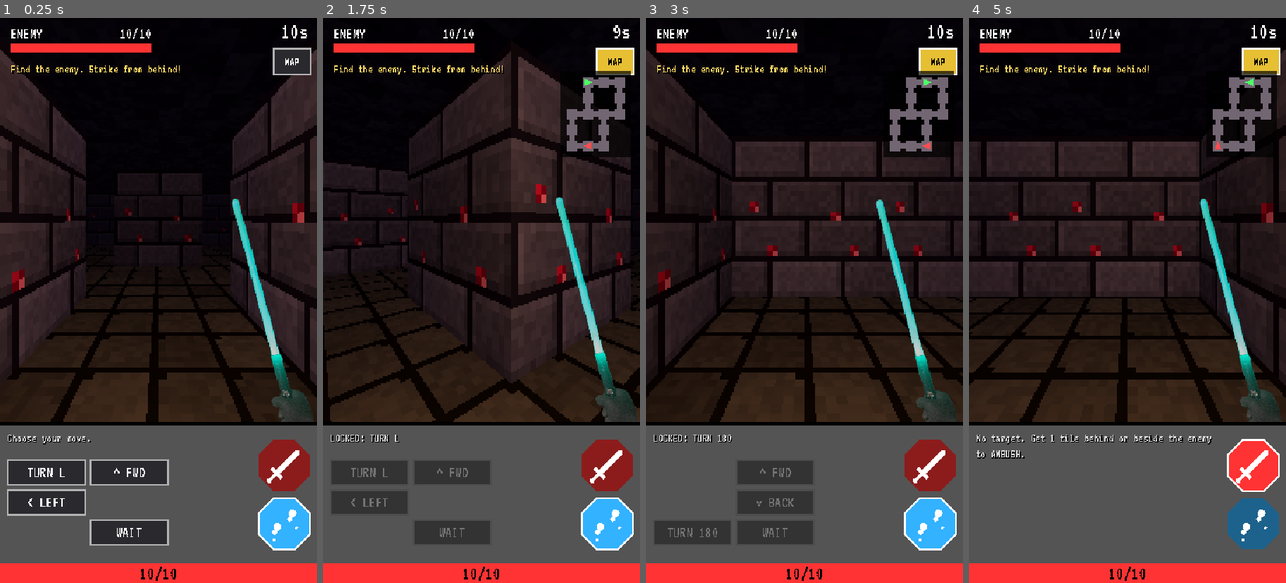
Above: before the commit, frames 1-4 (left to right).
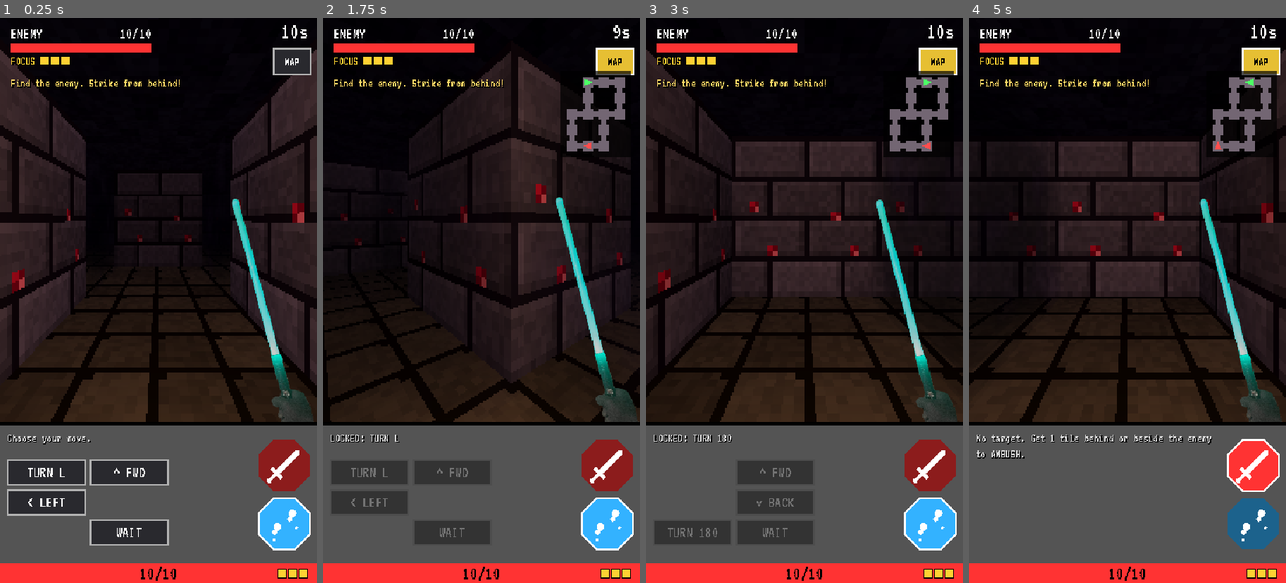
Above: after the commit, the same moments.

Repository: Qolors/RubyCaves
Game: Godot game, scene res://scenes/main.tscn
Two runs of this game, one before a commit and one after it. Both use one fixed random seed, a clock stepped at 60 frames per second and the inputs below.
Inputs (mouse positions are in pixels of both pictures, inside the frame that each line leads up to):
- Up to frame 1 (0.25 s): no input
- Up to frame 2 (1.75 s): click "MAP" at 0.5 s; click "TURN L" at 1.25 s
- Up to frame 3 (3 s): click "^ FWD" at 2 s; click "TURN 180" at 2.75 s
- Up to frame 4 (5 s): click "WAIT" at 3.5 s; click (1254, 464) at 4.27 s

The runs differ from the first frame. In frame 1, 0.7% of the frame differs, in the area x 3-98%, y 6-100%; in frame 2, 1.0%; in frame 3, 1.1%; in frame 4, 1.4%, in the area x 1-98%, y 6-100%.

Commit message:
stamina imp

Diff:
--- a/core/bot_brain.gd
+++ b/core/bot_brain.gd
@@ -10,14 +10,17 @@
 var _last_seen: MapCell = null
 var _last_seen_turn := 0
 var _flee_bias: float
+## Reads Focus: shoves a foe who can't afford to attack. Off = the old pure-habit bot (for sims).
+var _focus_aware: bool
 ## Decaying counts of the opponent's conflict picks; all flee directions share RETREAT_BACK.
 var _foe_habits := {}
 
 
 ## flee_bias: extra chance to flee in conflicts (used to sim a flee-spamming player).
-func _init(id: int, seed := -1, flee_bias := 0.0) -> void:
+func _init(id: int, seed := -1, flee_bias := 0.0, focus_aware := true) -> void:
 	_id = id
 	_flee_bias = flee_bias
+	_focus_aware = focus_aware
 	if seed >= 0:
 		_rng.seed = seed
 	else:
@@ -35,7 +38,7 @@
 		# Remember where the fight was; if the foe vanishes, hunt from here.
 		_last_seen = me.cell
 		_last_seen_turn = state.turn
-		return _decide_conflict(me, foe, options)
+		return _decide_conflict(state, me, foe, options)
 
 	var ambush := _pick(options, T.AMBUSH)
 	if ambush != null and _rng.randf() < 0.9:
@@ -79,13 +82,21 @@
 		_foe_habits[key] = _foe_habits.get(key, 0.0) * 0.8 + 1.0
 
 
-func _decide_conflict(me: Fighter, foe: Fighter, options: Array[PlayerAction]) -> PlayerAction:
+func _decide_conflict(state: DuelState, me: Fighter, foe: Fighter, options: Array[PlayerAction]) -> PlayerAction:
 	if options.size() == 1:
-		return options[0]  # staggered
+		return options[0]  # staggered, or out of Focus with only Guard left
 
-	# The foe is off balance and must wait: free hit.
+	# The foe is off balance and must wait: free hit (a shove if we can't afford a swing).
 	if foe.staggered:
-		return PlayerAction.new(T.ATTACK)
+		return _first(options, [T.ATTACK, T.SHOVE])
+
+	# Focus read: a foe who can't afford to attack can only guard, shove, pursue or run.
+	# Shove beats guard and pursue and cancels a shove, so it's the safe punish. At 0 Focus
+	# their only option is Guard, so it's a sure thing.
+	if _focus_aware and not state.can_afford(foe.id, T.ATTACK):
+		var shove := _pick(options, T.SHOVE)
+		if shove != null and (foe.focus == 0 or _rng.randf() < 0.75):
+			return shove
 
 	var retreats := options.filter(func(o: PlayerAction): return o.is_retreat())
 	var losing := me.hp <= DuelRules.ATTACK_DAMAGE and foe.hp > DuelRules.ATTACK_DAMAGE
@@ -106,13 +117,22 @@
 			T.GUARD: counter = T.SHOVE
 			T.PURSUE: counter = T.GUARD
 			T.RETREAT_BACK: counter = T.PURSUE if can_pursue else T.ATTACK
-		return PlayerAction.new(counter)
+		return _first(options, [counter])
 	var roll := _rng.randf()
 	if can_pursue and roll < 0.12:
-		return PlayerAction.new(T.PURSUE)
+		return _first(options, [T.PURSUE])
 	if roll < 0.5:
-		return PlayerAction.new(T.ATTACK)
-	return PlayerAction.new(T.GUARD if roll < 0.77 else T.SHOVE)
+		return _first(options, [T.ATTACK])
+	return _first(options, [T.GUARD if roll < 0.77 else T.SHOVE])
+
+
+## First affordable option of the given types, else Guard (always free in a conflict).
+func _first(options: Array[PlayerAction], types: Array) -> PlayerAction:
+	for t in types + [T.GUARD]:
+		var a := _pick(options, t)
+		if a != null:
+			return a
+	return options[0]
 
 
 func _step_toward(options: Array[PlayerAction], facing: int, step: int) -> PlayerAction:
--- a/core/duel_rules.gd
+++ b/core/duel_rules.gd
@@ -1,4 +1,6 @@
 class_name DuelRules
+
+const T := PlayerAction.Type
 
 const MAX_HP := 10
 const ATTACK_DAMAGE := 2
@@ -6,8 +8,28 @@
 const SHOVE_DAMAGE := 1
 const PURSUE_DAMAGE := 2
 const TURN_SECONDS := 10.0
+## Focus is the conflict stamina, visible to both players. Out of conflict it refills by
+## FOCUS_REGEN each turn.
+const MAX_FOCUS := 3
+const FOCUS_REGEN := 1
 
 # Tuning knobs (settable so balance sims can A/B them).
 ## Turns after a flee during which that fighter can't flee again.
 static var winded_turns := 3
 static var pursue_enabled := true
+static var focus_enabled := true
+
+
+## Focus a conflict action costs; negative means it gives Focus back.
+## Guarding (or being forced to wait) catches your breath.
+static func focus_cost(type: int) -> int:
+	if not focus_enabled:
+		return 0
+	match type:
+		T.ATTACK:
+			return 2
+		T.SHOVE, T.PURSUE, T.RETREAT_BACK, T.RETREAT_LEFT, T.RETREAT_RIGHT, T.RETREAT_THROUGH:
+			return 1
+		T.GUARD, T.WAIT:
+			return -1
+	return 0
--- a/core/duel_state.gd
+++ b/core/duel_state.gd
@@ -60,7 +60,24 @@
 	return a.cell.neighbor(a.facing) == b.cell and b.facing != Dirs.opposite(a.facing)
 
 
-func get_available_actions(id: int) -> Array[PlayerAction]:
+func can_afford(id: int, type: int) -> bool:
+	return DuelRules.focus_cost(type) <= fighters[id].focus
+
+
+## Legal actions for a fighter. include_unaffordable also lists conflict actions they lack the
+## Focus for, so the HUD can show them greyed out; resolve() only ever accepts affordable ones.
+func get_available_actions(id: int, include_unaffordable := false) -> Array[PlayerAction]:
+	var list := _all_actions(id)
+	if include_unaffordable or not in_conflict:
+		return list
+	var affordable: Array[PlayerAction] = []
+	for a in list:
+		if can_afford(id, a.type):
+			affordable.append(a)
+	return affordable
+
+
+func _all_actions(id: int) -> Array[PlayerAction]:
 	var list: Array[PlayerAction] = []
 	if is_over:
 		return list
@@ -80,8 +97,8 @@
 		list.append(PlayerAction.new(T.ATTACK))
 		list.append(PlayerAction.new(T.GUARD))
 		list.append(PlayerAction.new(T.SHOVE))
-		# Pursuing only makes sense if the other one is able to run.
-		if DuelRules.pursue_enabled and _can_flee(other(id)):
+		# Pursuing only makes sense if the other one is able to run (and has the Focus to).
+		if DuelRules.pursue_enabled and _can_flee(other(id)) and can_afford(1 - id, T.RETREAT_BACK):
 			list.append(PlayerAction.new(T.PURSUE))
 		if not _can_flee(f):
 			return list  # winded: stand and fight
@@ -213,9 +230,13 @@
 	if ambusher >= 0:
 		_resolve_ambush(ambusher, result)
 	elif in_conflict:
+		for i in 2:
+			fighters[i].focus = clampi(fighters[i].focus - DuelRules.focus_cost(acts[i].type), 0, DuelRules.MAX_FOCUS)
 		_resolve_conflict(acts, result)
 	else:
 		_resolve_movement(acts, result)
+		for f in fighters:
+			f.focus = mini(f.focus + DuelRules.FOCUS_REGEN, DuelRules.MAX_FOCUS)
 
 	_check_deaths(result)
 	turn += 1
--- a/core/fighter.gd
+++ b/core/fighter.gd
@@ -9,6 +9,8 @@
 var staggered := false
 ## Last turn number on which this fighter is still winded (can't flee).
 var winded_until := -1
+## Conflict stamina (see DuelRules.focus_cost). Public knowledge, like HP.
+var focus := DuelRules.MAX_FOCUS
 
 
 func _init(p_id: int, p_cell: MapCell, p_facing: int) -> void:
--- a/game/main.gd
+++ b/game/main.gd
@@ -53,6 +53,7 @@
 	_world.revive()
 	var poses := WorldView.poses_for(_state, LOCAL)
 	_world.snap_to(poses["cam"], poses["enemy"], _state.fighters[BOT].facing)
+	_world.set_sight(WorldView.visible_cells(_state, LOCAL))
 	_world.set_enemy_visible(_enemy_in_sight())
 	_enemy_was_visible = false
 	_hud.log_message("Find the enemy. Strike from behind!")
@@ -81,7 +82,8 @@
 	var staggered := _state.fighters[LOCAL].staggered
 	_world.enemy_engaged = _state.in_conflict
 	_hud.set_winded(_state.winded_turns_left(LOCAL), _state.winded_turns_left(BOT))
-	_hud.show_actions(_state.get_available_actions(LOCAL), _state.in_conflict, _state.can_ambush(LOCAL), staggered)
+	_hud.set_focus(_state.fighters[LOCAL].focus, _state.fighters[BOT].focus)
+	_hud.show_actions(_state.get_available_actions(LOCAL, true), _state.in_conflict, _state.can_ambush(LOCAL), staggered)
 	_hud.set_timer(_time_left)
 
 	# A staggered player has no choice to make; don't sit on the clock.
@@ -120,6 +122,7 @@
 	var was_in_conflict := _state.in_conflict
 	var result := _state.resolve(local, _bot_action)
 	var after := WorldView.poses_for(_state, LOCAL)
+	_world.set_sight(WorldView.visible_cells(_state, LOCAL), WorldView.STEP_DURATION)
 	_world.set_enemy_visible(seen_before or _enemy_in_sight())
 	_world.enemy_engaged = was_in_conflict or _state.in_conflict
 	_bot.observe(result)
--- /dev/null
+++ b/game/shadow_mist.gdshader
@@ -0,0 +1,40 @@
+// Curtain of drifting shadow in a doorway that leads out of the player's sight line.
+// Chunky pixels and stepped alpha to match the low-res look; cheap enough for WebGL 2.
+shader_type spatial;
+render_mode unshaded, blend_mix, depth_draw_never, cull_disabled;
+
+uniform float strength : hint_range(0.0, 1.0) = 1.0;
+uniform float seed = 0.0;
+uniform vec3 dark_color : source_color = vec3(0.015, 0.008, 0.03);
+uniform vec3 wisp_color : source_color = vec3(0.11, 0.08, 0.14);
+
+float hash(vec2 p) {
+	return fract(sin(dot(p, vec2(127.1, 311.7))) * 43758.5453);
+}
+
+float noise(vec2 p) {
+	vec2 i = floor(p);
+	vec2 f = fract(p);
+	f = f * f * (3.0 - 2.0 * f);
+	return mix(mix(hash(i), hash(i + vec2(1.0, 0.0)), f.x),
+			mix(hash(i + vec2(0.0, 1.0)), hash(i + vec2(1.0, 1.0)), f.x), f.y);
+}
+
+void fragment() {
+	// 24 x 26 texels per doorway, like the 32px wall textures seen at this size.
+	vec2 uv = floor(UV * vec2(24.0, 26.0)) / vec2(24.0, 26.0);
+	float t = TIME * 0.35 + seed * 13.0;
+	vec2 p = uv * vec2(3.0, 3.4) + vec2(seed * 7.0, 0.0);
+	float n = noise(p + vec2(t, -t * 0.6)) * 0.55
+			+ noise(p * 2.1 + vec2(-t * 1.3, t * 0.4)) * 0.3
+			+ noise(p * 4.3 + vec2(t * 0.8, t)) * 0.15;
+
+	// A light haze, a bit denser mid-doorway and fading toward the frame. Two layers stack to roughly 50%.
+	float edge = min(min(uv.x, 1.0 - uv.x) * 4.0, 1.0) * min(min(uv.y, 1.0 - uv.y) * 5.0, 1.0);
+	float a = clamp(0.12 + edge * 0.18 + (n - 0.5) * 0.16, 0.0, 1.0);
+	a = floor(a * 16.0 + 0.5) / 16.0;
+
+	float wisp = smoothstep(0.5, 0.9, n);
+	ALBEDO = mix(dark_color, wisp_color, wisp);
+	ALPHA = a * strength;
+}
--- a/game/world_view.gd
+++ b/game/world_view.gd
@@ -40,6 +40,9 @@
 var _puff_tex := TextureFactory.puff()
 var _time := 0.0
 var _enemy_dead := false
+## Doorway mist: [{"a": MapCell, "b": MapCell, "mats": [ShaderMaterial, ...]}], one per open edge.
+var _mist: Array = []
+var _mist_shader: Shader = preload("res://game/shadow_mist.gdshader")
 
 
 func _ready() -> void:
@@ -137,6 +140,62 @@
 		mi.mesh = pair[0].commit()
 		mi.material_override = _material(pair[1])
 		add_child(mi)
+	_build_mist(map)
+
+
+## A curtain of shadow in every doorway. Only doorways between two cells you can see are clear, so
+## every side passage visibly swallows the view: if it's misty, you can't see in, and they can't see out.
+func _build_mist(map: DuelMap) -> void:
+	var quad := QuadMesh.new()
+	quad.size = Vector2(CELL_SIZE, WALL_HEIGHT)
+	var seen := {}
+	for cell in map.cells:
+		for dir in 4:
+			var other := cell.neighbor(dir)
+			if other == null:
+				continue
+			var key := [cell.get_instance_id(), other.get_instance_id()]
+			key.sort()
+			if seen.has(key):
+				continue
+			seen[key] = true
+			var n := dir_vec(dir)
+			var door := cell_center(cell) + n * CELL_SIZE / 2.0 + Vector3.UP * WALL_HEIGHT / 2.0
+			var entry := {"a": cell, "b": other, "mats": []}
+			# Two layers a hand apart give the mist a little depth as you walk up to it.
+			for layer in [-1, 1]:
+				var mat := ShaderMaterial.new()
+				mat.shader = _mist_shader
+				mat.set_shader_parameter("seed", randf() * 10.0)
+				var mi := MeshInstance3D.new()
+				mi.mesh = quad
+				mi.material_override = mat
+				mi.cast_shadow = GeometryInstance3D.SHADOW_CASTING_SETTING_OFF
+				mi.position = door + n * 0.09 * layer
+				mi.rotation.y = yaw_of(dir)
+				add_child(mi)
+				entry["mats"].append(mat)
+			_mist.append(entry)
+
+
+## Cells the local player can currently see: their own cell plus the straight sight line.
+static func visible_cells(s: DuelState, local_id: int) -> Dictionary:
+	var me := s.fighters[local_id]
+	var out := {me.cell: true}
+	for c in DuelMap.sight_line(me.cell, me.facing):
+		out[c] = true
+	return out
+
+
+## Fades doorway mist in or out to match what the player can see. 0 seconds snaps.
+func set_sight(visible: Dictionary, seconds := 0.0) -> void:
+	for entry in _mist:
+		var target := 0.0 if visible.has(entry["a"]) and visible.has(entry["b"]) else 1.0
+		for mat in entry["mats"]:
+			if seconds <= 0.0:
+				mat.set_shader_parameter("strength", target)
+			else:
+				create_tween().tween_property(mat, "shader_parameter/strength", target, seconds)
 
 
 static func _material(tex: Texture2D) -> StandardMaterial3D:
--- a/tests/rules_test.gd
+++ b/tests/rules_test.gd
@@ -17,6 +17,7 @@
 	if not "--quick" in OS.get_cmdline_user_args():
 		run_soak()
 		run_ab()
+		run_focus_ab()
 	print("ALL PASSED" if fails == 0 else "%d FAILED" % fails)
 	quit(1 if fails > 0 else 0)
 
@@ -203,6 +204,35 @@
 	s.resolve(W(), W())
 	s.resolve(W(), W())
 	check(s.winded_turns_left(1) == 0, "winded wears off after 3 turns")
+
+	# --- Focus ---
+	s = conf()
+	check(s.fighters[0].focus == 3 and s.fighters[1].focus == 3, "ambush turn costs no focus")
+	s.resolve(A(T.ATTACK), A(T.GUARD))
+	check(s.fighters[0].focus == 1 and s.fighters[1].focus == 3, "attack spends 2 focus, guard caps at 3")
+	s = conf()
+	s.resolve(A(T.ATTACK), A(T.ATTACK))
+	check(s.fighters[0].focus == 1 and s.fighters[1].focus == 1, "clash: both spend 2")
+	check(first_of(s.get_available_actions(0), T.ATTACK) == null, "can't attack on 1 focus")
+	check(first_of(s.get_available_actions(0, true), T.ATTACK) != null, "  ...but the HUD list still shows it (greyed)")
+	r = s.resolve(A(T.ATTACK), A(T.GUARD))
+	check(not r.has(K.BLOCKED) and s.fighters[0].focus == 2 and s.fighters[1].focus == 2, "unaffordable attack becomes a wait (+1); guard +1")
+	s = conf()
+	s.resolve(A(T.SHOVE), A(T.SHOVE))
+	check(s.fighters[0].focus == 2, "shove spends 1")
+	s = conf()
+	s.fighters[1].focus = 0
+	var broke := s.get_available_actions(1)
+	check(broke.size() == 1 and broke[0].type == T.GUARD, "0 focus: guard is the only option")
+	check(first_of(s.get_available_actions(0), T.PURSUE) == null, "no pursue vs a foe too tired to flee")
+	r = s.resolve(A(T.SHOVE), A(T.ATTACK))
+	check(r.has(K.SHOVED, 0) and s.fighters[1].hp == 9 and s.fighters[1].focus == 1, "broke fighter's attack becomes a wait (+1) and gets shoved")
+	s = conf()
+	var flee1: PlayerAction = retreats(s.get_available_actions(1))[0]
+	s.resolve(A(T.GUARD), flee1)
+	check(not s.in_conflict and s.fighters[1].focus == 2, "fleeing spends 1")
+	s.resolve(W(), W())
+	check(s.fighters[1].focus == 3, "focus refills out of conflict")
 
 
 func run_soak() -> void:
@@ -269,3 +299,29 @@
 			cfg[0], cfg[1], spam_wins / 40.0, norm_wins / 40.0, dr / 40.0, turns / 4000.0])
 	DuelRules.pursue_enabled = true
 	DuelRules.winded_turns = 3
+
+
+## Same bot on both sides, but one reads Focus (punishes a foe who can't attack) and one doesn't.
+## If Focus adds skill, reading it must win clearly more than half the time.
+func run_focus_ab() -> void:
+	var map := DuelMap.from_json(json)
+	var games := 4000
+	var aware_wins := 0
+	var draws := 0
+	var turns := 0
+	for g in games:
+		var st := DuelState.new(map)
+		var aware := g % 2
+		var bots := [BotBrain.new(0, g, 0.0, aware == 0), BotBrain.new(1, g + 4242, 0.0, aware == 1)]
+		while not st.is_over and st.turn < 400:
+			var res := st.resolve(bots[0].decide(st), bots[1].decide(st))
+			bots[0].observe(res)
+			bots[1].observe(res)
+		turns += st.turn
+		if not st.is_over or st.winner < 0:
+			draws += 1
+		elif st.winner == aware:
+			aware_wins += 1
+	var rate := aware_wins * 100.0 / games
+	print("focus A/B: focus-reading bot wins %.1f%%, draw/unfinished %.1f%%, avg turns %.1f" % [rate, draws * 100.0 / games, turns / float(games)])
+	check(rate > 55.0, "reading focus is a real edge")
--- /dev/null
+++ b/ui/focus_pips.gd
@@ -0,0 +1,28 @@
+class_name FocusPips
+extends Control
+## Row of square Focus pips: gold when full, dark when spent.
+
+const ON := Color(1.0, 0.82, 0.2)
+const OFF := Color(0.22, 0.18, 0.08, 0.9)
+const PIP := 9
+const GAP := 3
+
+var value := DuelRules.MAX_FOCUS:
+	set(v):
+		value = v
+		queue_redraw()
+
+
+func _init() -> void:
+	mouse_filter = Control.MOUSE_FILTER_IGNORE
+
+
+func _get_minimum_size() -> Vector2:
+	return Vector2(DuelRules.MAX_FOCUS * (PIP + GAP) - GAP, PIP)
+
+
+func _draw() -> void:
+	for i in DuelRules.MAX_FOCUS:
+		var r := Rect2(i * (PIP + GAP), 0, PIP, PIP)
+		draw_rect(r.grow(1), Color.BLACK)
+		draw_rect(r, ON if i < value else OFF)
--- a/ui/hud.gd
+++ b/ui/hud.gd
@@ -11,6 +11,7 @@
 const BLUE := Color(0.2, 0.7, 1.0)
 const PANEL_GREY := Color(0.33, 0.33, 0.33)
 const WINDED_COLOR := Color(1.0, 0.7, 0.3)
+const FOCUS_COLOR := Color(1.0, 0.82, 0.2)
 
 var world_viewport: SubViewport
 var sword: SwordView
@@ -33,12 +34,16 @@
 var _game_over_body: Label
 var _enemy_winded: Label
 var _player_winded: Label
+var _enemy_focus: FocusPips
+var _player_focus: FocusPips
 
 var _tab := PlayerAction.Group.MOVEMENT
 var _actions: Array[PlayerAction] = []
 var _in_conflict := false
 var _staggered := false
 var _my_winded := 0
+var _my_focus := DuelRules.MAX_FOCUS
+var _foe_focus := DuelRules.MAX_FOCUS
 var _locked := false
 var _log: Array = []  # [text, time]
 var _clock := 0.0
@@ -112,9 +117,16 @@
 	var bar := _bar(160, 10)
 	_enemy_hp_fill = bar[1]
 	top.add_child(bar[0])
+	var focus_row := HBoxContainer.new()
+	focus_row.add_theme_constant_override("separation", 6)
+	focus_row.add_child(_label("FOCUS", 14, FOCUS_COLOR))
+	_enemy_focus = FocusPips.new()
+	_enemy_focus.size_flags_vertical = Control.SIZE_SHRINK_CENTER
+	focus_row.add_child(_enemy_focus)
+	top.add_child(focus_row)
 
 	_messages = _label("", 14, Color(1.0, 0.85, 0.4))
-	_messages.position = Vector2(12, 50)
+	_messages.position = Vector2(12, 66)
 	_messages.size = Vector2(250, 70)
 	area.add_child(_messages)
 
@@ -148,7 +160,7 @@
 	_banner.add_theme_color_override("font_outline_color", Color.BLACK)
 	_banner.add_theme_constant_override("outline_size", 4)
 	_banner.set_anchors_and_offsets_preset(Control.PRESET_CENTER_TOP)
-	_banner.position = Vector2(-100, 110)
+	_banner.position = Vector2(-100, 140)
 	_banner.size = Vector2(200, 28)
 	area.add_child(_banner)
 	return area
@@ -232,6 +244,10 @@
 	_player_winded.offset_right = 90
 	_player_winded.vertical_alignment = VERTICAL_ALIGNMENT_CENTER
 	bar.add_child(_player_winded)
+	_player_focus = FocusPips.new()
+	_player_focus.set_anchors_and_offsets_preset(Control.PRESET_CENTER_RIGHT)
+	_player_focus.position = Vector2(-44, -4)
+	bar.add_child(_player_focus)
 	return bar
 
 
@@ -338,6 +354,14 @@
 	_enemy_winded.text = " WINDED %d" % enemy
 
 
+## Focus pips for both sides; both are public knowledge. Call before show_actions.
+func set_focus(mine: int, enemy: int) -> void:
+	_my_focus = mine
+	_foe_focus = enemy
+	_player_focus.value = mine
+	_enemy_focus.value = enemy
+
+
 func set_hp(mine: int, enemy: int) -> void:
 	_player_hp_label.text = "%d/%d" % [maxi(0, mine), DuelRules.MAX_HP]
 	_enemy_hp_label.text = "%d/%d" % [maxi(0, enemy), DuelRules.MAX_HP]
@@ -436,7 +460,8 @@
 		b.text = _short_label(a)
 		b.size_flags_horizontal = Control.SIZE_EXPAND_FILL
 		b.focus_mode = Control.FOCUS_NONE
-		b.disabled = _locked
+		var cost := DuelRules.focus_cost(a.type) if _in_conflict else 0
+		b.disabled = _locked or cost > _my_focus
 		b.clip_text = true
 		var tint := Color.WHITE
 		match a.type:
@@ -446,6 +471,15 @@
 			T.PURSUE: tint = Color(0.85, 0.55, 1.0)
 		b.add_theme_color_override("font_color", tint)
 		b.pressed.connect(func(): action_chosen.emit(a))
+		if cost != 0:
+			# Focus cost in the corner: -2 spends two pips, +1 gives one back.
+			var tag := _label("%+d" % -cost, 14, FOCUS_COLOR)
+			tag.set_anchors_and_offsets_preset(Control.PRESET_TOP_RIGHT)
+			tag.position = Vector2(-16, -3)
+			tag.mouse_filter = Control.MOUSE_FILTER_IGNORE
+			if b.disabled:
+				tag.modulate.a = 0.4
+			b.add_child(tag)
 		_slots[_slot_of(a.type)].add_child(b)
 
 	# Keep the 3x3 layout stable: empty slots get an invisible spacer.
@@ -460,6 +494,12 @@
 	var combat := _tab == PlayerAction.Group.COMBAT
 	if _staggered:
 		_status.text = "Off balance! You lose this turn."
+	elif combat and _in_conflict and _foe_focus == 0:
+		_status.text = "Enemy has NO FOCUS - it can only GUARD. SHOVE it!"
+	elif combat and _in_conflict and _foe_focus < DuelRules.focus_cost(T.ATTACK):
+		_status.text = "Enemy is low on FOCUS - it can't ATTACK this turn."
+	elif combat and _in_conflict and _my_focus < DuelRules.focus_cost(T.ATTACK):
+		_status.text = "Low FOCUS: you can't ATTACK. GUARD to recover (+1)."
 	elif combat and _in_conflict and _my_winded > 0:
 		_status.text = "WINDED: you can't flee for %d more turn(s). Stand and fight!" % _my_winded
 	elif combat and _in_conflict:
Not shown, added: game/shadow_mist.gdshader.uid
Not shown, added: ui/focus_pips.gd.uid
Not shown, changed: README.md
